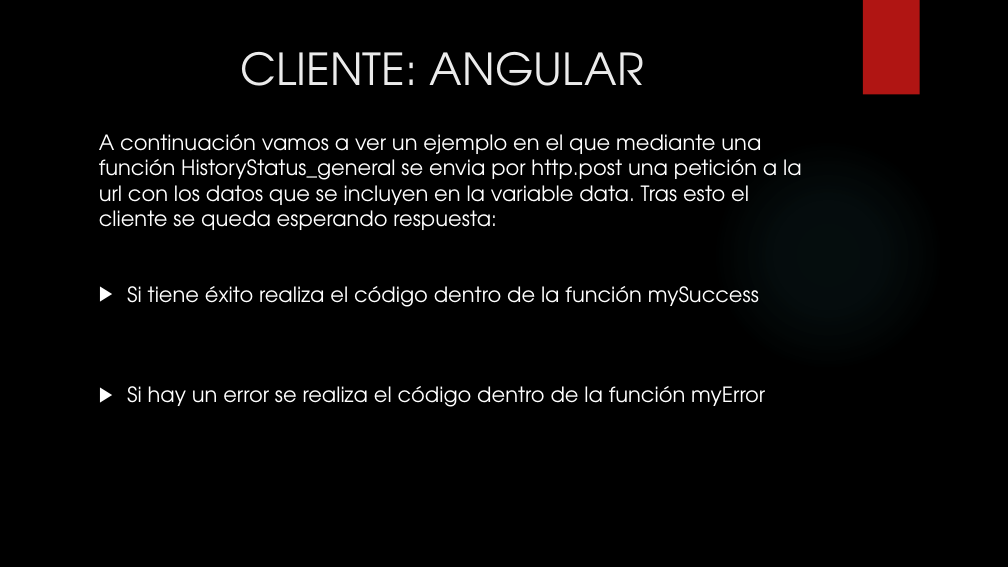
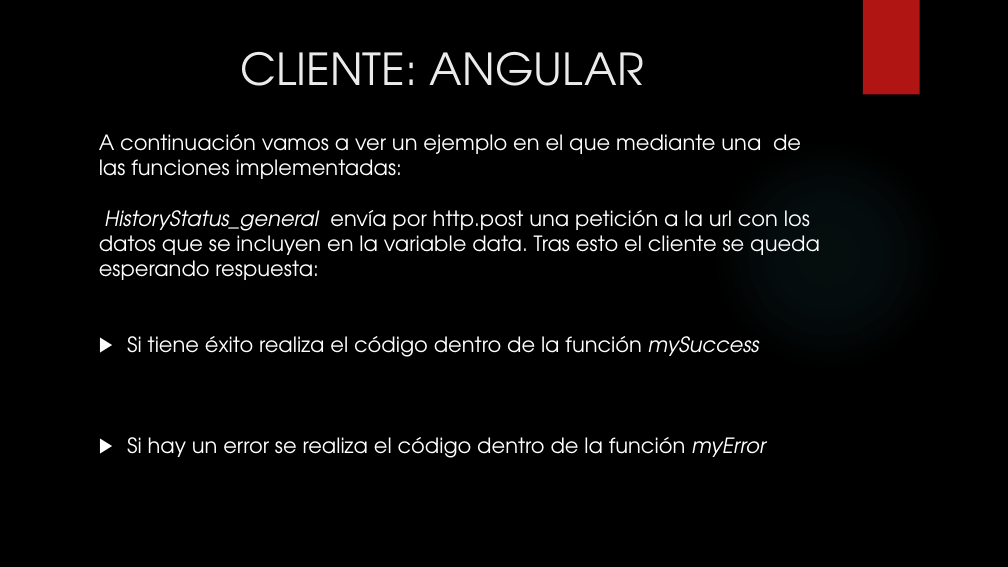
Before and after one commit to pesaura/LaboratorioTrabajo, a slide deck: slide 5 of LABORATORIO DE INGENIERIA.pptx. Drawn at 1008x567 pixels with LibreOffice and Linux fonts; fonts in the diff are those of the drawing; background and template pictures are left out. Boxes give left, top, right and bottom in pixels: in the first picture for what was removed or moved away, otherwise in the second. Text is boxed around its words. In the diff, an @@ line names an element or a change of style, - is before the commit and + after.

```diff
--- a/LABORATORIO DE INGENIERIA.pptx
+++ b/LABORATORIO DE INGENIERIA.pptx
@@ text at [99,134,820,280]: text changed @@
-A continuación vamos a ver un ejemplo en el que mediante una función HistoryStatus_general se envia por http.post una petición a la url con los datos que se incluyen en la variable data. Tras esto el cliente se queda esperando respuesta:
+A continuación vamos a ver un ejemplo en el que mediante una de las funciones implementadas:
+HistoryStatus_general envía por http.post una petición a la url con los datos que se incluyen en la variable data. Tras esto el cliente se queda esperando respuesta:
@@ text at [127,336,766,458]: italic on in "mySuccess", "myError" @@
```
Also in this commit, not shown: 11 other slides changed, 1 slide added.
